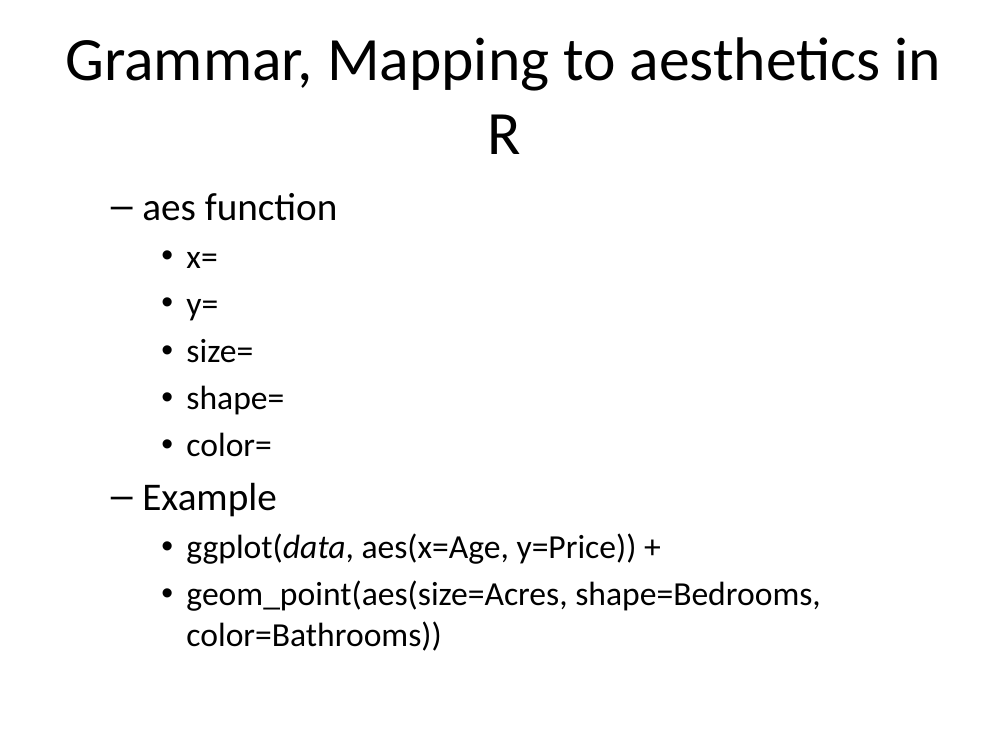
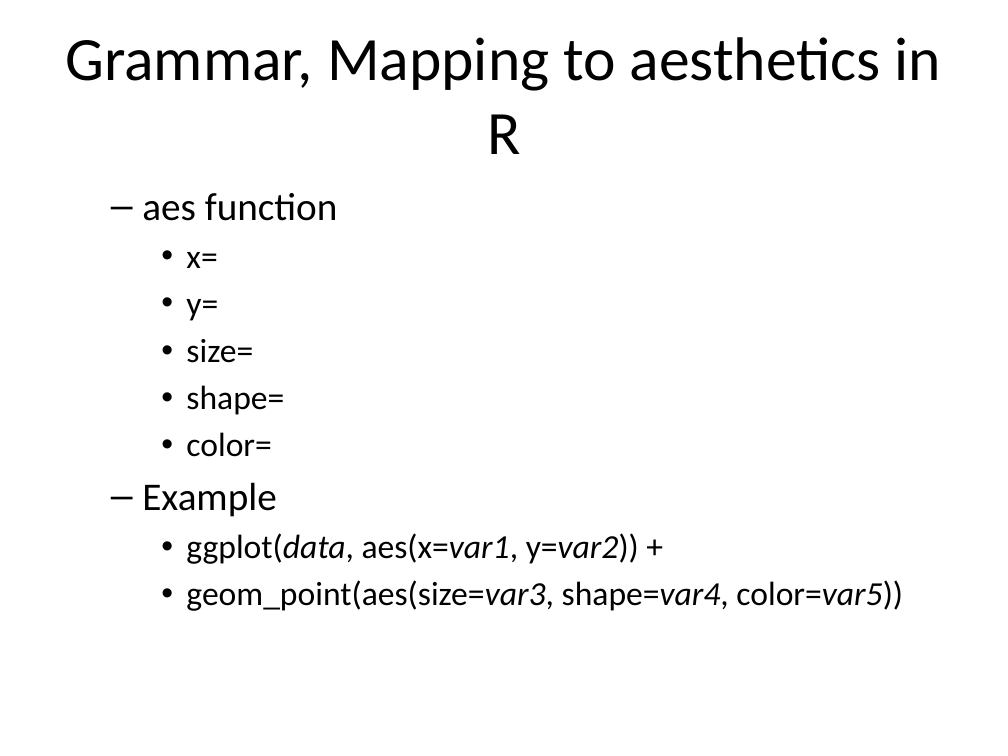
Before and after one commit to pmean/data-visualization, a slide deck: slide 13 of data-viz-01/component/tutorial-grammar.pptx. Drawn at 1008x756 pixels with LibreOffice and Linux fonts; fonts in the diff are those of the drawing. Boxes give left, top, right and bottom in pixels: in the first picture for what was removed or moved away, otherwise in the second. Text is boxed around its words. In the diff, an @@ line names an element or a change of style, - is before the commit and + after.

```diff
--- a/data-viz-01/component/tutorial-grammar.pptx
+++ b/data-viz-01/component/tutorial-grammar.pptx
@@ text at bbox=[186, 533, 903, 611]: text changed @@
-    • ggplot(data, aes(x=Age, y=Price)) +
-    • geom_point(aes(size=Acres, shape=Bedrooms, color=Bathrooms))
+    • ggplot(data, aes(x=var1, y=var2)) +
+    • geom_point(aes(size=var3, shape=var4, color=var5))
```
Also in this commit, not shown: 3 other slides changed, 1 slide added, 1 slide removed, 16 other files.
